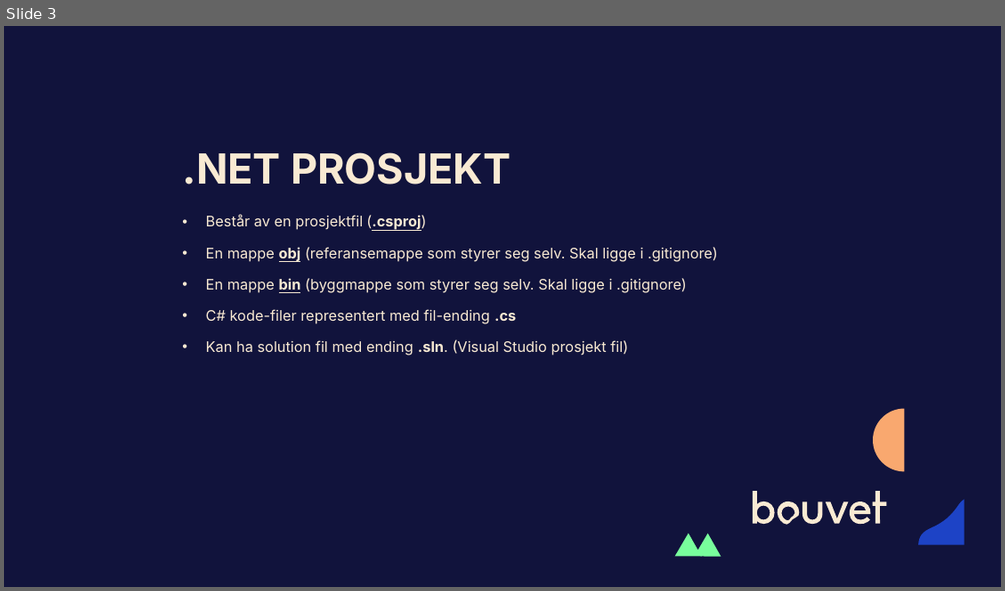
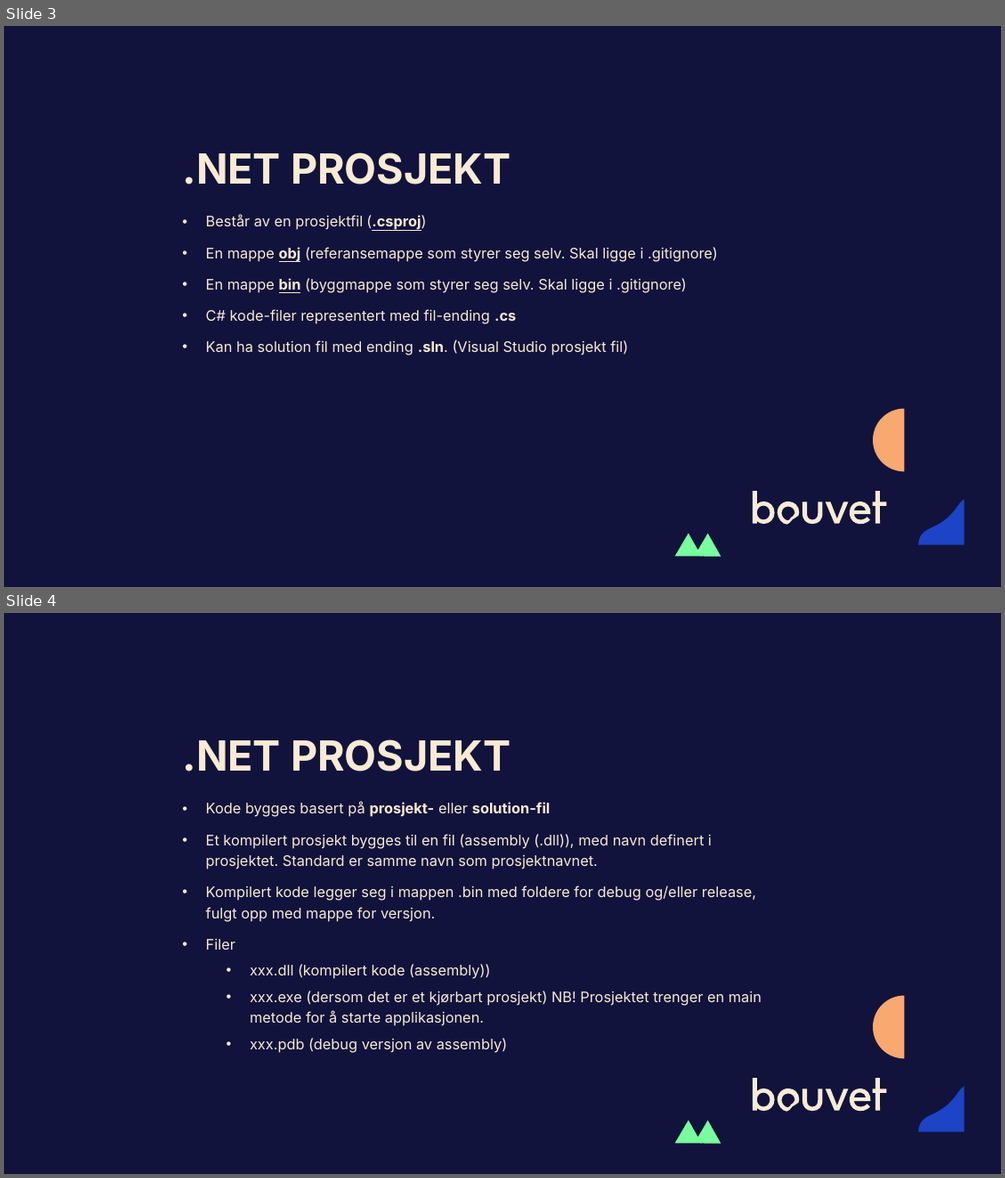
Before and after one commit to reliaboe/lesson-learned, a slide deck: presentasjon.pptx. Shown one above the other, each under a label of ours: slide 3 before the commit, slides 3 and 4 after it. The pictures are 1005x591 and 1005x1178 pixels, drawn with LibreOffice and Linux fonts; fonts in the diff are those of the drawing. Boxes give left, top, right and bottom in pixels: in the first picture for what was removed or moved away, otherwise in the second. Text is boxed around its words. In the diff, an @@ line names an element or a change of style, - is before the commit and + after.

```diff
--- a/presentasjon.pptx
+++ b/presentasjon.pptx
@@ slide 4 added at [4,613,1001,1174], background #11133C; not listed: 5 template elements that a slide beside it also shows @@
@@ title added at [182,739,510,771], 40 pt, text #F9EAD3, bold @@
+.NET PROSJEKT
@@ text added at [206,802,761,1053], 14 pt, text #F9EAD3 @@
+• Kode bygges basert på prosjekt- eller solution-fil
+• Et kompilert prosjekt bygges til en fil (assembly (.dll)), med navn definert i prosjektet. Standard er samme navn som prosjektnavnet.
+• Kompilert kode legger seg i mappen .bin med foldere for debug og/eller release, fulgt opp med mappe for versjon.
+• Filer
+  • xxx.dll (kompilert kode (assembly))
+  • xxx.exe (dersom det er et kjørbart prosjekt) NB! Prosjektet trenger en main metode for å starte applikasjonen.
+  • xxx.pdb (debug versjon av assembly)
```
Also in this commit, not shown: 1 slide changed, 1 other file.
